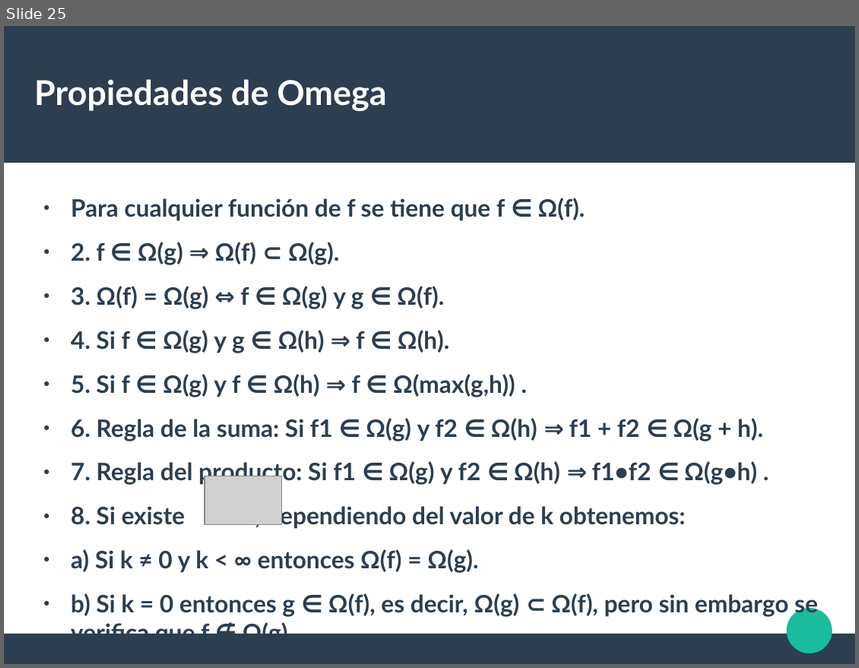
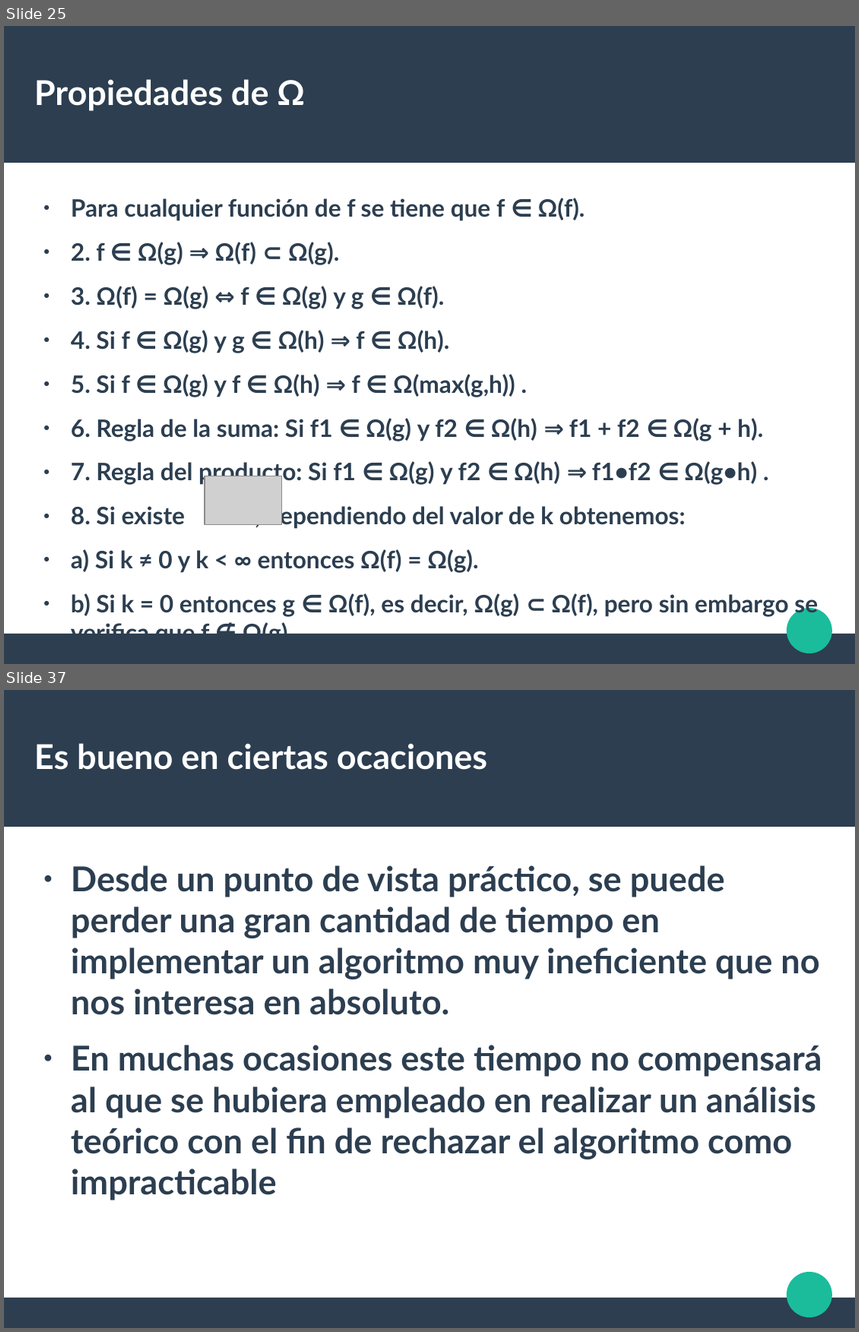
Before and after one commit to liowiki/EDA1-20192, a slide deck: Tema2.odp. Shown one above the other, each under a label of ours: slide 25 before the commit, slides 25 and 37 after it; the slides between them are not shown. The pictures are 859x668 and 859x1332 pixels, drawn with LibreOffice and Linux fonts; fonts in the diff are those of the drawing; grey boxes stand for pictures. Boxes give left, top, right and bottom in pixels: in the first picture for what was removed or moved away, otherwise in the second. Text is boxed around its words. In the diff, an @@ line names an element or a change of style, - is before the commit and + after.

```diff
--- a/Tema2.odp
+++ b/Tema2.odp
@@ slide 37 added at (x1=4, y1=690, x2=855, y2=1328), background #FFFFFF; not listed: 3 template elements that a slide beside it also shows @@
@@ title added at (x1=34, y1=743, x2=487, y2=770), 31.9 pt, text #FFFFFF, bold @@
+Es bueno en ciertas ocaciones
@@ text added at (x1=71, y1=866, x2=823, y2=1201), 32 pt, text #2C3E50, bold @@
+● Desde un punto de vista práctico, se puede perder una gran cantidad de tiempo en implementar un algoritmo muy ineficiente que no nos interesa en absoluto.
+● En muchas ocasiones este tiempo no compensará al que se hubiera empleado en realizar un análisis teórico con el fin de rechazar el algoritmo como impracticable
@@ slide 25 changed as well @@
@@ title at (x1=34, y1=79, x2=305, y2=111): text changed @@
-Propiedades de Omega
+Propiedades de Ω
```
Also in this commit, not shown: 14 other slides added, 1 slide removed, 1 other file.
